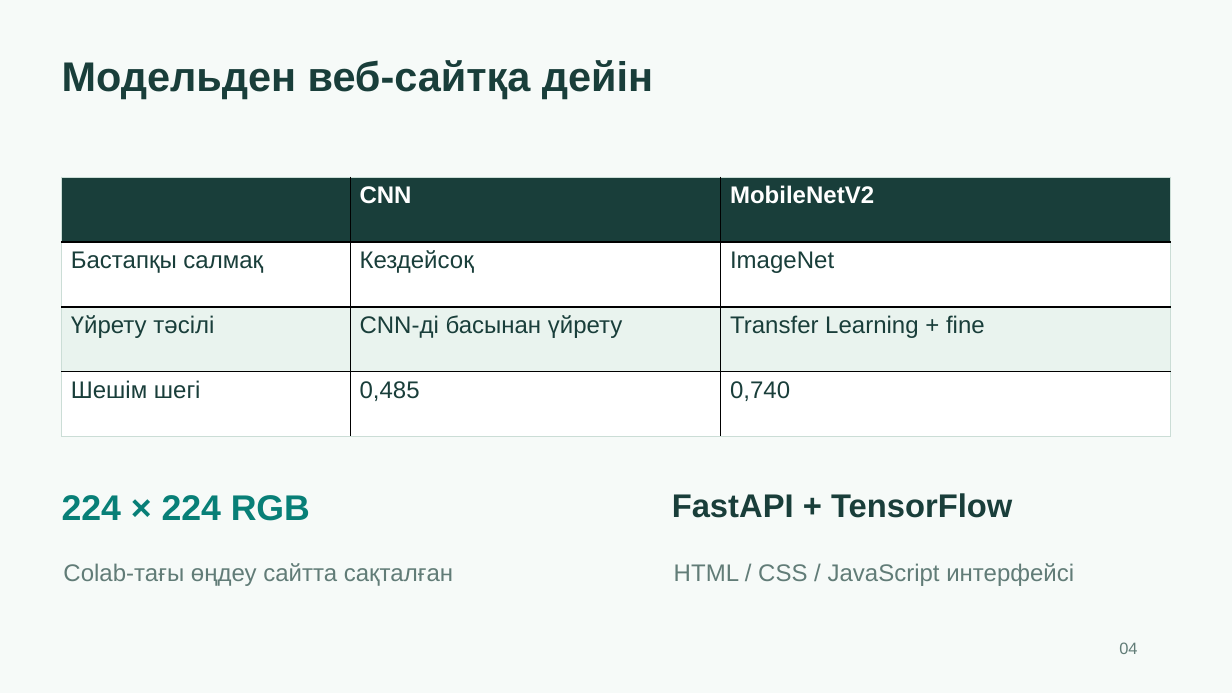
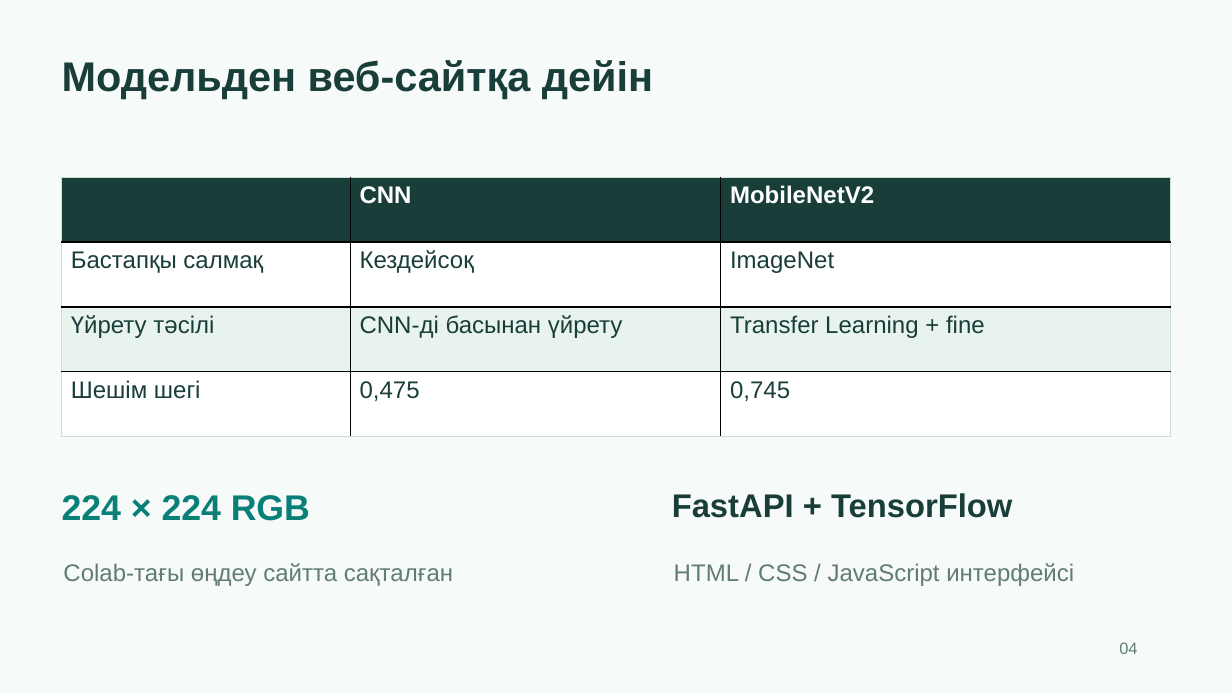
Before and after one commit to 5kairosh/Tynys, a slide deck: slide 4 of presentation/tynys_project_12slides_kz.pptx. Drawn at 1232x693 pixels with LibreOffice and Linux fonts; fonts in the diff are those of the drawing. Boxes give left, top, right and bottom in pixels: in the first picture for what was removed or moved away, otherwise in the second. Text is boxed around its words. In the diff, an @@ line names an element or a change of style, - is before the commit and + after.

```diff
--- a/presentation/tynys_project_12slides_kz.pptx
+++ b/presentation/tynys_project_12slides_kz.pptx
@@ table at (x1=62, y1=177, x2=1170, y2=437) @@
-row 4, column 2: 0,485
+row 4, column 2: 0,475
-row 4, column 3: 0,740
+row 4, column 3: 0,745
```
Also in this commit, not shown: 5 other slides changed, 31 other files.
